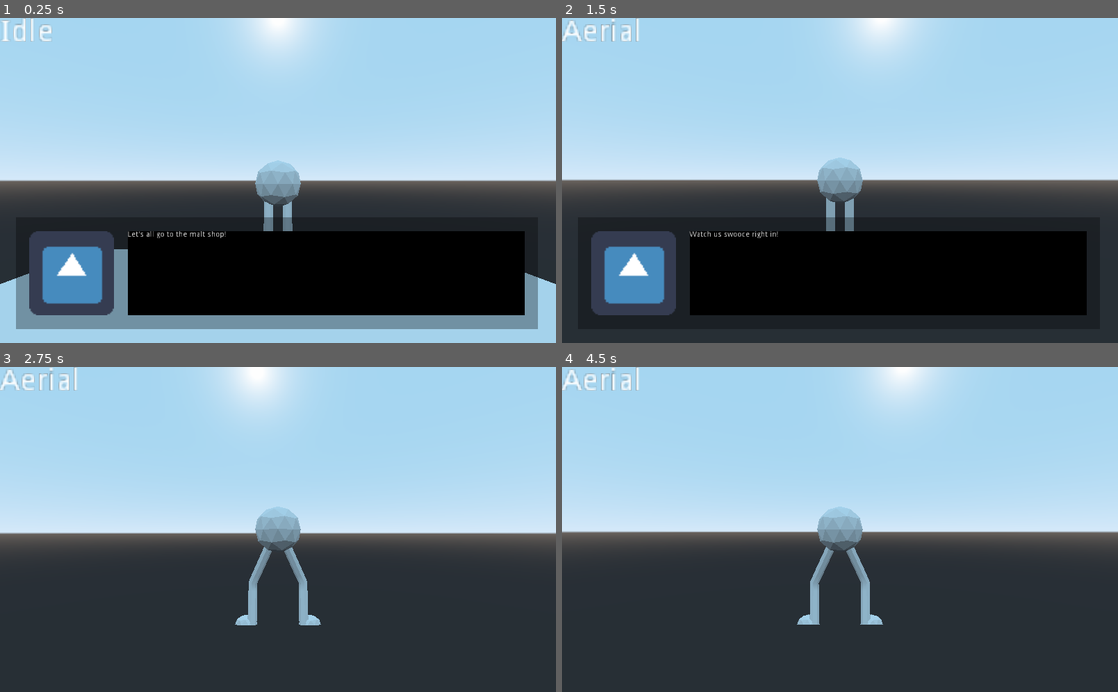
Above: before the commit, frames 1-4 (two rows, left to right).
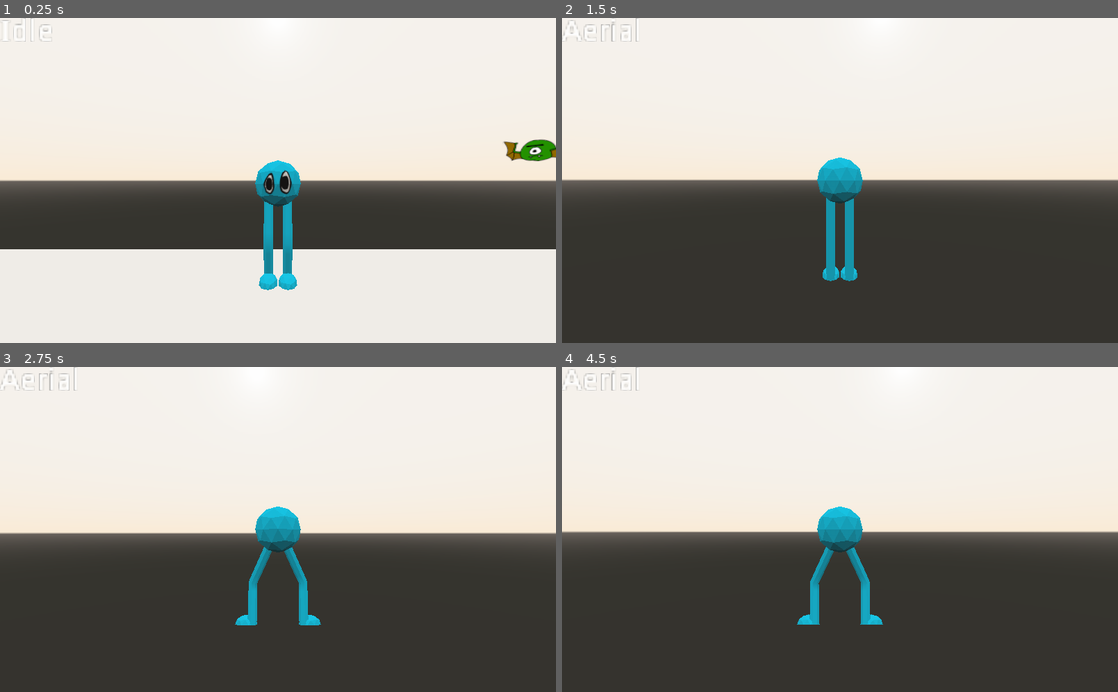
Above: after the commit, the same moments.

Repository: Airtoum/06-3D-RPG
Game: Godot game, scene res://Level.tscn
Two runs of this game, one before a commit and one after it. Both use one fixed random seed, a clock stepped at 60 frames per second and the inputs below. The engine's default icon, where the game draws it, is replaced by a stand-in: a white triangle on a blue panel in a dark square.
Inputs (mouse positions are in pixels of both pictures, inside the frame that each line leads up to):
- Up to frame 1 (0.25 s): no input
- Up to frame 2 (1.5 s): move the mouse to (867, 180) at 0.52 s; hold W (up) from 0.53 s (still down); tap Space (jump) at 0.77 s; move the mouse to (812, 180) at 1.27 s
- Up to frame 3 (2.75 s): keep holding W (up); tap Space (jump) at 1.52 s; move the mouse to (289, 523) at 2.02 s
- Up to frame 4 (4.5 s): keep holding W (up); move the mouse to (834, 536) at 2.77 s; tap Space (jump) at 3.02, 3.77 s; tap Enter at 3.5 s; move the mouse to (878, 532) at 3.52 s; move the mouse to (795, 526) at 4.27 s

The runs differ from the first frame. In frame 1, 88% of the frame differs, in the area x 0-100%, y 0-100%; in frame 2, 82%; in frame 3, 52%; in frame 4, 51%.

Commit message:
looking good
Latch! and Hickory's design. There was some dialogue improvements, too.

Diff:
--- a/The Dungeon's Backdoor is Locked/Dialogue/Dialogue.gd
+++ b/The Dungeon's Backdoor is Locked/Dialogue/Dialogue.gd
@@ -11,13 +11,11 @@
 # Called when the node enters the scene tree for the first time.
 func _ready():
 	visible = false
-	if get_node_or_null("/root/Dialogue") != null:
-		show_dialog([
-			["Icon", 0],
-			["Text", "Let's all go to the malt shop!"],
-			["Text", "Watch us swooce right in!"]
-			])
-		print("yo")
+#	show_dialog([
+#		["Icon", 0],
+#		["Text", "Let's all go to the malt shop!"],
+#		["Text", "Watch us swooce right in!"]
+#		])
 
 
 # Called every frame. 'delta' is the elapsed time since the previous frame.
--- a/The Dungeon's Backdoor is Locked/DialogueTrigger/DialogTrigger.gd
+++ b/The Dungeon's Backdoor is Locked/DialogueTrigger/DialogTrigger.gd
@@ -4,6 +4,8 @@
 onready var Dialog = $"."
 
 export(String, MULTILINE) var raw_dialog
+export(bool) var instant = false
+export(bool) var only_once = true
 
 var dialog = []
 
@@ -25,4 +27,18 @@
 
 func _on_DialogTrigger_body_entered(body):
 	if body.is_in_group("Player"):
-		Dialog.show_dialog(dialog)
+		$DialogSound.play()
+		if instant:
+			Dialog.show_dialog(dialog)
+		else:
+			$WaitTimer.start()
+
+
+func _on_WaitTimer_timeout():
+	Dialog.show_dialog(dialog)
+	if only_once and not $DialogSound.playing:
+		queue_free()
+
+func _on_DialogSound_finished():
+	if only_once and $WaitTimer.is_stopped():
+		queue_free()
--- a/The Dungeon's Backdoor is Locked/DialogueTrigger/DialogTrigger.tscn
+++ b/The Dungeon's Backdoor is Locked/DialogueTrigger/DialogTrigger.tscn
@@ -9,4 +9,12 @@
 
 [node name="CollisionShape" type="CollisionShape" parent="."]
 shape = SubResource( 1 )
+
+[node name="WaitTimer" type="Timer" parent="."]
+wait_time = 0.8
+one_shot = true
+
+[node name="DialogSound" type="AudioStreamPlayer" parent="."]
 [connection signal="body_entered" from="." to="." method="_on_DialogTrigger_body_entered"]
+[connection signal="timeout" from="WaitTimer" to="." method="_on_WaitTimer_timeout"]
+[connection signal="finished" from="DialogSound" to="." method="_on_DialogSound_finished"]
--- a/The Dungeon's Backdoor is Locked/Hickory/Hickory.gd
+++ b/The Dungeon's Backdoor is Locked/Hickory/Hickory.gd
@@ -1,5 +1,6 @@
 extends KinematicBody
 
+export var hickory_face : SpatialMaterial
 onready var SM = $StateMachine
 
 var mouse_sensitivity = (1.0 / 5.0) * (PI / 180) # 1 degree per 5 pixels
@@ -10,11 +11,14 @@
 var aerial_speed = 13.0
 var jump_speed = 19.0
 var ground_or_air = 0.0
+onready var face_material = hickory_face.duplicate()
 
 var active = true
+var look_at_camera = false
 
 # Called when the node enters the scene tree for the first time.
 func _ready():
+	$Model/Armature/Skeleton/HickoryBody.material_override = face_material
 	Input.set_mouse_mode(Input.MOUSE_MODE_CAPTURED)
 
 func _input(event):
@@ -26,6 +30,10 @@
 # Called every frame. 'delta' is the elapsed time since the previous frame.
 func _process(_delta):
 	$Label.text = SM.state_name
+	if look_at_camera:
+		var uv1 = face_material.get("uv1_offset")
+		var revolutions = ( -$Model.rotation_degrees.y / 360 + $PivotA.rotation_degrees.y / 360)
+		face_material.set("uv1_offset", Vector3( revolutions + 0.5 - 0.042 , uv1.y, uv1.z))
 
 func _physics_process(delta):
 	velocity += gravity * delta
--- a/The Dungeon's Backdoor is Locked/Hickory/Hickory.tscn
+++ b/The Dungeon's Backdoor is Locked/Hickory/Hickory.tscn
@@ -1,10 +1,12 @@
-[gd_scene load_steps=29 format=2]
+[gd_scene load_steps=31 format=2]
 
 [ext_resource path="res://Hickory/Hickory.gd" type="Script" id=1]
 [ext_resource path="res://StateMachine/StateMachine.gd" type="Script" id=2]
 [ext_resource path="res://Hickory/Idle.gd" type="Script" id=3]
 [ext_resource path="res://Hickory/Moving.gd" type="Script" id=4]
 [ext_resource path="res://Hickory/Aerial.gd" type="Script" id=5]
+[ext_resource path="res://Materials/HickoryHead.tres" type="Material" id=6]
+[ext_resource path="res://Materials/HickoryLegs.tres" type="Material" id=7]
 
 [sub_resource type="ArrayMesh" id=1]
 resource_name = "Cylinder.001"
@@ -469,6 +471,7 @@
 "Player",
 ]]
 script = ExtResource( 1 )
+hickory_face = ExtResource( 6 )
 
 [node name="Model" type="Spatial" parent="."]
 
@@ -522,22 +525,27 @@
 bones/8/bound_children = [  ]
 
 [node name="HickoryBody" type="MeshInstance" parent="Model/Armature/Skeleton"]
+material_override = ExtResource( 6 )
 mesh = SubResource( 1 )
 material/0 = null
 
 [node name="HickoryLeftLeg" type="MeshInstance" parent="Model/Armature/Skeleton"]
+material_override = ExtResource( 7 )
 mesh = SubResource( 2 )
 material/0 = null
 
 [node name="HickoryRightLeg" type="MeshInstance" parent="Model/Armature/Skeleton"]
+material_override = ExtResource( 7 )
 mesh = SubResource( 3 )
 material/0 = null
 
 [node name="HickoryLeftFoot" type="MeshInstance" parent="Model/Armature/Skeleton"]
+material_override = ExtResource( 7 )
 mesh = SubResource( 4 )
 material/0 = null
 
 [node name="HickoryRightFoot" type="MeshInstance" parent="Model/Armature/Skeleton"]
+material_override = ExtResource( 7 )
 mesh = SubResource( 5 )
 material/0 = null
 
--- /dev/null
+++ b/The Dungeon's Backdoor is Locked/Latch/Latch.gd
@@ -0,0 +1,47 @@
+extends Spatial
+
+
+export var player_path : NodePath
+onready var player = get_node_or_null(player_path)
+
+var velocity = Vector3.ZERO
+var fast_speed = 5.0
+var slow_speed = 2.0
+
+# Called when the node enters the scene tree for the first time.
+func _ready():
+	pass # Replace with function body.
+
+
+# Called every frame. 'delta' is the elapsed time since the previous frame.
+#func _process(delta):
+#	pass
+
+func _physics_process(delta):
+	var speed
+	if player != null:
+		var disp = player.transform.origin - transform.origin
+		if distance_to(player) < 7:
+			go_slow()
+			speed = sigmoid(distance_to(player), fast_speed, 4.0, 5.0)
+		else:
+			go_fast()
+			speed = fast_speed
+		velocity = (disp).normalized() * speed
+		rotation.y = Vector2(disp.x, -disp.z).angle() + 90
+	transform.origin += velocity * delta
+
+func distance_to(spatial):
+	return (transform.origin - spatial.transform.origin).length()
+
+func sigmoid(x, height, offset, steepness): #this isn't quite exactly what I want but that's just the mathmatical perfectionist in me
+	return height / (  1 + pow( VisualScriptMathConstant.MATH_CONSTANT_E, (steepness * (offset - x)) )  )
+	# graph I made of this https://www.desmos.com/calculator/lyxdixyn7g
+
+func go_fast():
+	$Front.play("FrontFast")
+	$Back.play("BackFast")
+
+func go_slow():
+	$Front.play("Front")
+	$Back.play("Back")
--- /dev/null
+++ b/The Dungeon's Backdoor is Locked/Latch/Latch.tscn
@@ -0,0 +1,49 @@
+[gd_scene load_steps=7 format=2]
+
+[ext_resource path="res://Assets/LatchBack02.png" type="Texture" id=1]
+[ext_resource path="res://Assets/Latch02.png" type="Texture" id=2]
+[ext_resource path="res://Assets/LatchBack01.png" type="Texture" id=3]
+[ext_resource path="res://Assets/Latch01.png" type="Texture" id=4]
+[ext_resource path="res://Latch/Latch.gd" type="Script" id=5]
+
+[sub_resource type="SpriteFrames" id=1]
+animations = [ {
+"frames": [ ExtResource( 3 ), ExtResource( 1 ) ],
+"loop": true,
+"name": "Back",
+"speed": 3.0
+}, {
+"frames": [ ExtResource( 4 ), ExtResource( 2 ) ],
+"loop": true,
+"name": "FrontFast",
+"speed": 9.0
+}, {
+"frames": [ ExtResource( 3 ), ExtResource( 1 ) ],
+"loop": true,
+"name": "BackFast",
+"speed": 9.0
+}, {
+"frames": [ ExtResource( 4 ), ExtResource( 2 ) ],
+"loop": true,
+"name": "Front",
+"speed": 3.0
+} ]
+
+[node name="Latch" type="Spatial"]
+script = ExtResource( 5 )
+
+[node name="Front" type="AnimatedSprite3D" parent="."]
+transform = Transform( 0.2, 0, 0, 0, 0.2, 0, 0, 0, 0.2, 0, 0, 0 )
+double_sided = false
+frames = SubResource( 1 )
+animation = "Front"
+frame = 1
+playing = true
+
+[node name="Back" type="AnimatedSprite3D" parent="."]
+transform = Transform( -0.2, 0, -6.51683e-08, 0, 0.2, 0, 6.51683e-08, 0, -0.2, 0, 0, 0 )
+double_sided = false
+frames = SubResource( 1 )
+animation = "Back"
+frame = 1
+playing = true
--- a/The Dungeon's Backdoor is Locked/Level.tscn
+++ b/The Dungeon's Backdoor is Locked/Level.tscn
@@ -1,6 +1,7 @@
-[gd_scene load_steps=2 format=2]
+[gd_scene load_steps=3 format=2]
 
 [ext_resource path="res://Hickory/Hickory.tscn" type="PackedScene" id=1]
+[ext_resource path="res://Latch/Latch.tscn" type="PackedScene" id=2]
 
 [node name="Level" type="Spatial"]
 
@@ -8,8 +9,12 @@
 use_collision = true
 
 [node name="CSGBox" type="CSGBox" parent="CSGCombiner"]
-width = 22.7713
+width = 54.0
 depth = 8.63855
 
 [node name="Hickory" parent="." instance=ExtResource( 1 )]
 transform = Transform( 1, 0, 0, 0, 1, 0, 0, 0, 1, 0, 5.53884, 0 )
+
+[node name="Latch" parent="." instance=ExtResource( 2 )]
+transform = Transform( 1, 0, 0, 0, 1, 0, 0, 0, 1, 12.4861, 6.74316, 0 )
+player_path = NodePath("../Hickory")
--- /dev/null
+++ b/The Dungeon's Backdoor is Locked/Materials/HickoryHead.tres
@@ -0,0 +1,8 @@
+[gd_resource type="SpatialMaterial" load_steps=2 format=2]
+
+[ext_resource path="res://Assets/HickoryFace4.png" type="Texture" id=1]
+
+[resource]
+albedo_texture = ExtResource( 1 )
+uv1_scale = Vector3( 1.101, 1, 1 )
+uv1_offset = Vector3( -0.042, 0.016, 0 )
--- /dev/null
+++ b/The Dungeon's Backdoor is Locked/Materials/HickoryLegs.tres
@@ -0,0 +1,4 @@
+[gd_resource type="SpatialMaterial" format=2]
+
+[resource]
+albedo_color = Color( 0.027451, 0.839216, 1, 1 )
--- a/The Dungeon's Backdoor is Locked/default_env.tres
+++ b/The Dungeon's Backdoor is Locked/default_env.tres
@@ -1,6 +1,9 @@
 [gd_resource type="Environment" load_steps=2 format=2]
 
 [sub_resource type="ProceduralSky" id=1]
+sky_top_color = Color( 0.960784, 0.94902, 0.929412, 1 )
+sky_horizon_color = Color( 0.980392, 0.921569, 0.839216, 1 )
+ground_bottom_color = Color( 0.207843, 0.203922, 0.180392, 1 )
 
 [resource]
 background_mode = 2
Binary file added: The Dungeon's Backdoor is Locked/Assets/HickoryFace.png
Not shown, added: The Dungeon's Backdoor is Locked/Assets/HickoryFace.png.import
Binary file added: The Dungeon's Backdoor is Locked/Assets/HickoryFace2.png
Not shown, added: The Dungeon's Backdoor is Locked/Assets/HickoryFace2.png.import
Binary file added: The Dungeon's Backdoor is Locked/Assets/HickoryFace3.png
Not shown, added: The Dungeon's Backdoor is Locked/Assets/HickoryFace3.png.import
Binary file added: The Dungeon's Backdoor is Locked/Assets/HickoryFace4.png
Not shown, added: The Dungeon's Backdoor is Locked/Assets/HickoryFace4.png.import
Binary file added: The Dungeon's Backdoor is Locked/Assets/Latch01.png
Not shown, added: The Dungeon's Backdoor is Locked/Assets/Latch01.png.import
Binary file added: The Dungeon's Backdoor is Locked/Assets/Latch02.png
Not shown, added: The Dungeon's Backdoor is Locked/Assets/Latch02.png.import
(and 10 more such lines)
